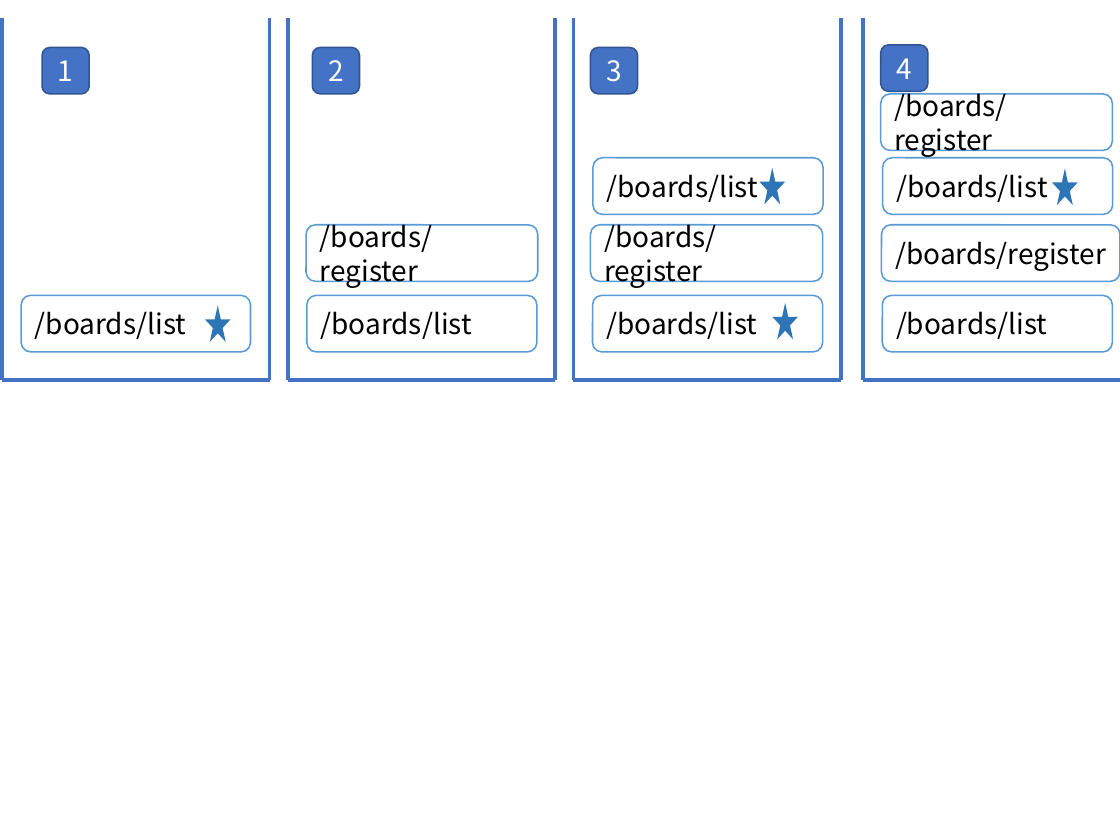
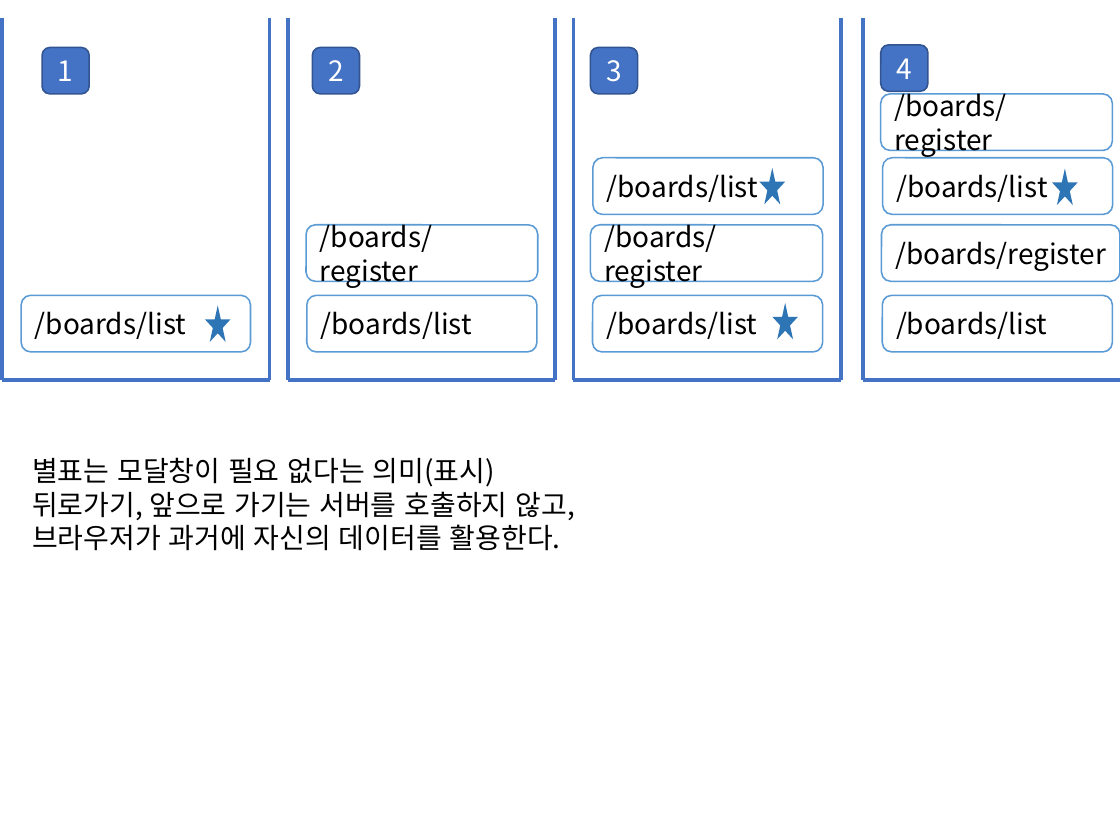
Before and after one commit to itrecipe/Web_Study_ez, a slide deck: slide 75 of spring - 학습자료/PART3.pptx. Drawn at 1120x840 pixels with LibreOffice and Linux fonts; fonts in the diff are those of the drawing. Boxes give left, top, right and bottom in pixels: in the first picture for what was removed or moved away, otherwise in the second. Text is boxed around its words. In the diff, an @@ line names an element or a change of style, - is before the commit and + after.

```diff
--- a/spring - 학습자료/PART3.pptx
+++ b/spring - 학습자료/PART3.pptx
@@ text added at box(32, 457, 574, 551), 18 pt, text #000000 @@
+별표는 모달창이 필요 없다는 의미(표시)
+뒤로가기, 앞으로 가기는 서버를 호출하지 않고,
+브라우저가 과거에 자신의 데이터를 활용한다.
```
Also in this commit, not shown: 2 other slides changed.
